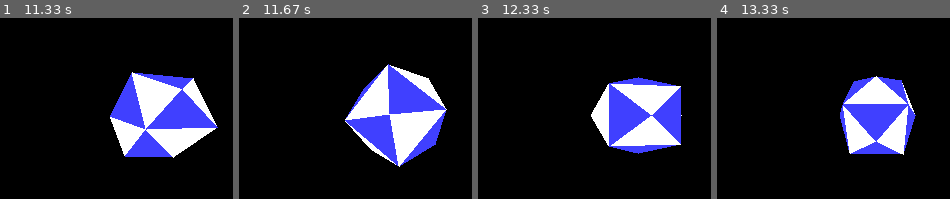
Above: before the commit, frames 1-4 (left to right).
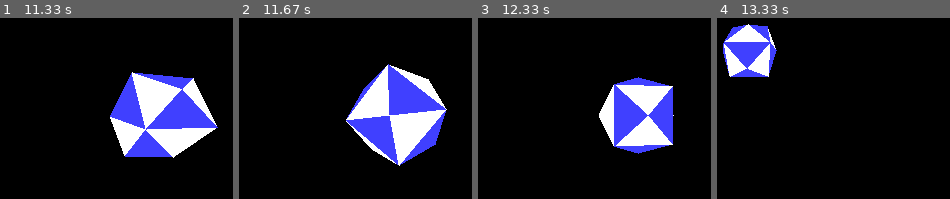
Above: after the commit, the same moments.

Repository: mooinglemur/2RX16
Game: pygame game, started from trials/pygame-polyhedron.py
Two runs of this game, one before a commit and one after it. Both use one fixed random seed, a clock stepped at 60 frames per second and the inputs below.
Inputs:
- Up to frame 1 (11.33 s): no input
- Up to frame 2 (11.67 s): no input
- Up to frame 3 (12.33 s): no input
- Up to frame 4 (13.33 s): no input

Frame 1 is identical in both runs. In frame 2, 0.6% of the frame differs, in the area x 45-88%, y 27-83%; in frame 3, 4.0%; in frame 4, 17%, in the area x 2-86%, y 3-76%.

Commit message:
hedron: sprite poly working, lighting not quite right

Diff:
--- a/trials/pygame-polyhedron.py
+++ b/trials/pygame-polyhedron.py
@@ -7,6 +7,7 @@
 import copy
 import time
 from shapely.geometry import Polygon, GeometryCollection
+import numpy as np
 
 # Initialize Pygame
 pygame.init()
@@ -115,6 +116,9 @@
 vertical_offset = -10
 momentum = 0
 gravity = 0.0009
+sprite_mode = False
+max_x = 0
+max_y = 0
 
 camera = (0, 0, 6)
 
@@ -150,6 +154,9 @@
     global zees
     global rotated_vertices
     global tris_seen
+    global sprite_mode
+    global max_x
+    global max_y
 
     # Apply rotation
     angle_x += rotation_speed_x
@@ -295,6 +302,7 @@
 
         tris_seen = True
 
+
         if v1[1] <= 0 and v0[1] < 0:
             print(f"v0 {v0[0]} {v0[1]} v1 {v1[0]} {v1[1]}")
 
@@ -332,6 +340,55 @@
             print(f"v2 {v2[0]} {v2[1]}")
             #time.sleep(10)
             continue
+
+        if sprite_mode:
+            print(f"Sprite: v0 {v0[0]} {v0[1]} v1 {v1[0]} {v1[1]} v2 {v2[0]} {v2[1]}")
+            assert v0[0] < 64
+            assert v0[1] < 64
+            assert v1[0] < 64
+            assert v1[1] < 64
+            assert v2[1] < 64
+            assert v2[0] < 64
+            if v0[0] > max_x:
+                max_x = v0[0]
+            if v1[0] > max_x:
+                max_x = v1[0]
+            if v2[0] > max_x:
+                max_x = v2[0]
+
+            if v0[1] > max_y:
+                max_y = v0[1]
+            if v1[1] > max_y:
+                max_y = v1[1]
+            if v2[1] > max_y:
+                max_y = v2[1]
+
+            print(f"Max X {max_x} Max Y {max_y}")
+
+        # find angle relative to Z axis
+        vert1 = np.array([rotated_vertices[sorted_points[0]][0],rotated_vertices[sorted_points[0]][1],zees[sorted_points[0]]])
+        vert2 = np.array([rotated_vertices[sorted_points[1]][0],rotated_vertices[sorted_points[1]][1],zees[sorted_points[1]]])
+        vert3 = np.array([rotated_vertices[sorted_points[2]][0],rotated_vertices[sorted_points[2]][1],zees[sorted_points[2]]])
+
+        edge1 = vert2 - vert1
+        edge2 = vert3 - vert1
+
+        normal = np.cross(edge1, edge2)
+
+        camerapos = np.array([0, 0, -100])
+
+        vector_to_triangle = vert1 - camerapos
+
+        angle_rad = np.arccos(np.dot(normal, vector_to_triangle) / (np.linalg.norm(normal) * np.linalg.norm(vector_to_triangle)))
+        angle_deg = np.degrees(angle_rad)
+        if angle_deg > 90:
+            angle_deg -= 90
+
+
+        print(f"Angle relative to the camera: {angle_deg} degrees")
+
+        color_idx_out = (color_idx % 2) + (2*int(angle_deg/15)) + 1
+        color_idx_out += 16*color_idx_out
 
 
         if (v0[1] == v1[1]): # Part 2 only
@@ -509,24 +566,30 @@
 
     elif hedron_state == States.STEADY:
         if squishy_amplitude == 0:
-            if scale > 20:
-                scale -= 0.08
-            if scale < 20: # in case we overshot on the same frame
-                scale = 20
+            if scale > 21.5:
+                scale -= 0.15
+            if scale < 21.5: # in case we overshot on the same frame
+                scale = 21.5
                 hedron_state = States.LOOPING
                 print("LOOPING")
                 f.write(b'\xfe') # end of list
                 f.close()
+                center_offset = (32,32)
+                vertical_offset = 0
+                sprite_mode = True
                 f = open("trilist2.bin", "wb")
                 rotation_speed_x = math.pi/180
                 rotation_speed_y = -(math.pi/90)
-                loop_x_start = round(math.cos(angle_x),3)
-                loop_y_start = round(math.sin(angle_y),3)
+                loop_x_start = abs(round(math.cos(angle_x),3))
+                loop_y_start = abs(round(math.sin(angle_y),3))
         else:
-            scale -= 0.06
+            scale -= 0.15
+            squishy_dampening = 0.006
+            if scale < 21.5: # in case we overshot on the same frame
+                scale = 21.5
 
     elif hedron_state == States.LOOPING:
-        if loop_x_start == round(math.cos(angle_x),3) and loop_y_start == round(math.sin(angle_y),3):
+        if loop_x_start == abs(round(math.cos(angle_x),3)) and loop_y_start == abs(round(math.sin(angle_y),3)):
             print("DONE")
             print(f"X {loop_x_start} {round(math.cos(angle_x),3)}")
             print(f"Y {loop_y_start} {round(math.sin(angle_y),3)}")
Binary file added: ROOT/HEDRONTRILIST1.DAT
Binary file added: ROOT/HEDRONTRILIST2.DAT
Not shown, changed: src/global_luts.s
Not shown, changed: src/hedron.s
Not shown, changed: src/macros.inc
Not shown, changed: src/main.s
